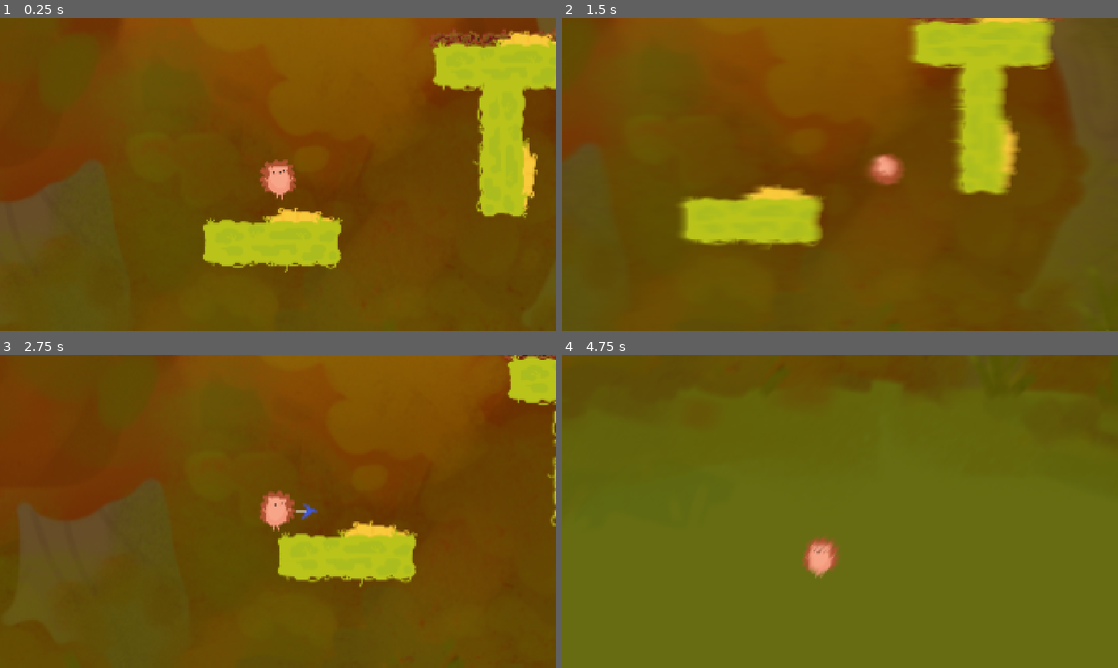
Above: before the commit, frames 1-4 (two rows, left to right).
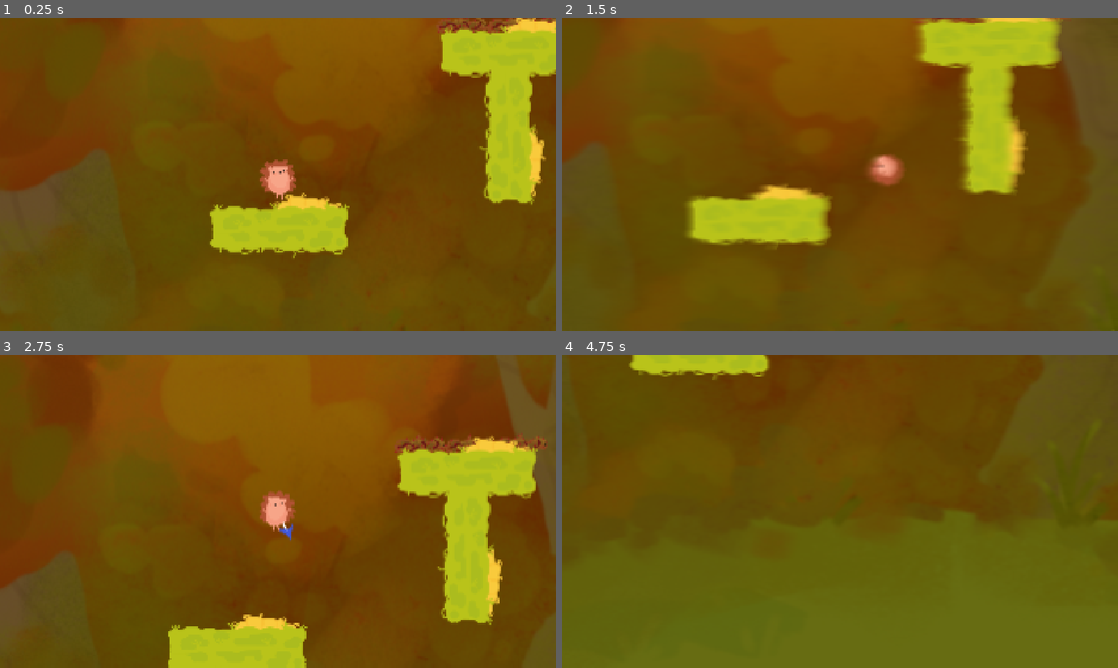
Above: after the commit, the same moments.

Repository: ParadoxicXenos/haven-game-wlg
Game: Godot game, scene res://Scenes/level2.tscn
The game is run twice, just before and just after one commit, with the same random seed, the same clock (stepped at 60 frames per second) and the same inputs. This scene is started directly instead of the project's main scene.
Inputs (mouse positions are in pixels of both pictures, inside the frame that each line leads up to):
- Up to frame 1 (0.25 s): no input
- Up to frame 2 (1.5 s): move the mouse to (962, 158) at 0.52 s; press the mouse at (962, 158) at 0.53 s; hold Right (right) from 0.53 s (still down); tap Up (up) at 0.77 s; move the mouse to (728, 190) at 1.27 s; release the mouse at (728, 190) at 1.28 s; tap Space (space) at 1.35 s
- Up to frame 3 (2.75 s): tap Up (up) at 1.52 s; move the mouse to (333, 442) at 2.02 s; release Right (right) at 2.03 s; press the mouse at (333, 442) at 2.03 s; hold Left (left) from 2.03 s (still down)
- Up to frame 4 (4.75 s): move the mouse to (812, 574) at 2.77 s; release Left (left) at 2.78 s; release the mouse at (812, 574) at 2.78 s; hold Right (right) 2.78-4.28 s; tap Space (space) at 2.85, 4.35 s; tap Up (up) at 3.02, 3.77, 4.52 s; move the mouse to (1006, 558) at 3.52 s; press the mouse at (1006, 558) at 3.53 s; move the mouse to (673, 464) at 4.27 s; release the mouse at (673, 464) at 4.28 s; hold Left (left) from 4.28 s (still down)

The runs differ from the first frame. In frame 1, 7.5% of the frame differs, in the area x 0-100%, y 0-82%; in frame 2, 4.6%; in frame 3, 34%, in the area x 0-100%, y 0-100%; in frame 4, 28%.

Commit message:
PUSH

Diff:
--- a/game/Scenes/finito.tscn
+++ b/game/Scenes/finito.tscn
@@ -1,13 +1,21 @@
 [gd_scene format=3 uid="uid://6giv7denuhj6"]
+
+[ext_resource type="Texture2D" uid="uid://dl7iogfl1gib0" path="res://Art/image.png" id="1_61x37"]
 
 [node name="Node2D" type="Node2D" unique_id=878527660]
 
+[node name="Image" type="Sprite2D" parent="." unique_id=2001591085]
+position = Vector2(980, 529)
+scale = Vector2(1.5722222, 1.309804)
+texture = ExtResource("1_61x37")
+
 [node name="RichTextLabel" type="RichTextLabel" parent="." unique_id=141560497]
-offset_left = 40.0
-offset_top = -12.0
+offset_left = 2.0
 offset_right = 1925.0
-offset_bottom = 1019.0
+offset_bottom = 1080.0
 theme_override_font_sizes/normal_font_size = 300
 theme_override_font_sizes/bold_font_size = 20
 text = "YOU FINISH GAME"
 scroll_active = false
+horizontal_alignment = 1
+vertical_alignment = 1
--- a/game/Scenes/level2.tscn
+++ b/game/Scenes/level2.tscn
@@ -26,9 +26,6 @@
 position = Vector2(1086.0001, 769)
 scale = Vector2(7, 7)
 texture = ExtResource("1_dlanv")
-
-[node name="Player" parent="." unique_id=591414065 instance=ExtResource("2_onqnr")]
-position = Vector2(963, 539)
 
 [node name="Platform" parent="." unique_id=1254454245 instance=ExtResource("3_styii")]
 position = Vector2(939, 889)
@@ -123,6 +120,11 @@
 
 [node name="ShaderTest" parent="." unique_id=259047168 instance=ExtResource("5_onqnr")]
 
+[node name="Player" parent="." unique_id=591414065 instance=ExtResource("2_onqnr")]
+position = Vector2(930, 603)
+
 [node name="Finish" parent="." unique_id=1637848612 instance=ExtResource("2_styii")]
 position = Vector2(8264, 850)
 scale = Vector2(6.590936, 5.346135)
+
+[connection signal="new_level" from="Finish" to="." method="_on_finish_new_level"]
--- a/game/Scenes/levels.tscn
+++ b/game/Scenes/levels.tscn
@@ -81,8 +81,4 @@
 [node name="Platform12" parent="." unique_id=231387182 instance=ExtResource("2_xgx5e")]
 position = Vector2(8928, -434)
 
-[node name="Finish2" parent="." unique_id=1415989555 instance=ExtResource("3_uusmb")]
-position = Vector2(9271, -640)
-scale = Vector2(7.653474, 9.58478)
-
 [connection signal="new_level" from="Finish" to="." method="_on_finish_new_level"]
Not shown, removed: game/build/index.apple-touch-icon.png.import
Not shown, removed: game/build/index.icon.png.import
Not shown, removed: game/build/index.png.import
Not shown, changed: game/export_presets.cfg
Not shown, added: game/build/davenhaven.pck
Not shown, removed: game/build/davenshaven.zip
Not shown, removed: game/build/index.apple-touch-icon.png
Not shown, removed: game/build/index.audio.position.worklet.js
Not shown, removed: game/build/index.audio.worklet.js
Not shown, removed: game/build/index.icon.png
Not shown, removed: game/build/index.js
Not shown, removed: game/build/index.pck
(and 4 more such lines)
